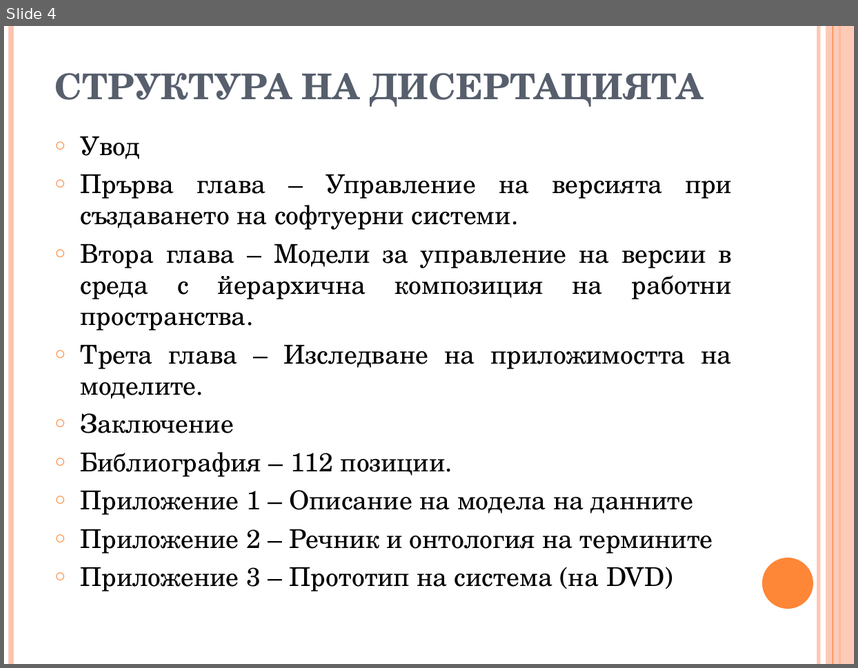
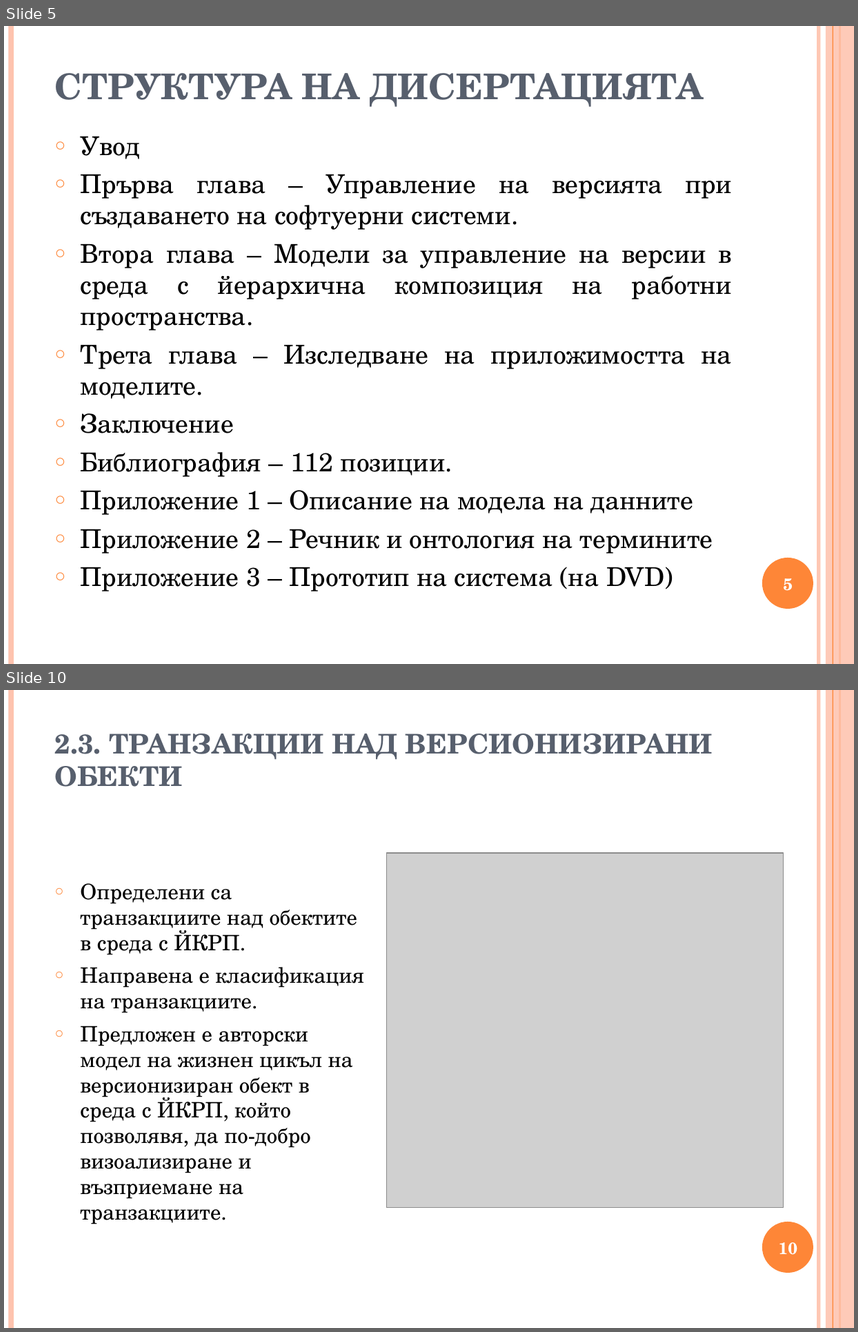
Before and after one commit to vjotov/versia, a slide deck: doc/presentation.ppt. Shown one above the other, each under a label of ours: slide 4 before the commit, slides 5 and 10 after it; the slides between them are not shown. The pictures are 858x668 and 858x1332 pixels, drawn with LibreOffice and Linux fonts; fonts in the diff are those of the drawing; grey boxes stand for pictures. Boxes give left, top, right and bottom in pixels: in the first picture for what was removed or moved away, otherwise in the second. Text is boxed around its words. In the diff, an @@ line names an element or a change of style, - is before the commit and + after.

```diff
--- a/doc/presentation.ppt
+++ b/doc/presentation.ppt
@@ slide 10 added at bbox=[4, 690, 854, 1328], background #FFFFFF; not listed: 6 template elements that a slide beside it also shows @@
@@ text added at bbox=[55, 733, 713, 787], 23 pt, text #575F6D, bold @@
+2.3. ТРАНЗАКЦИИ НАД ВЕРСИОНИЗИРАНИ ОБЕКТИ
@@ picture added at bbox=[386, 854, 784, 1207] @@
@@ text added at bbox=[80, 883, 364, 1224], 18 pt, text #000000 @@
+○ Определени са транзакциите над обектите в среда с ЙКРП.
+○ Направена е класификация на транзакциите.
+○ Предложен е авторски модел на жизнен цикъл на версионизиран обект в среда с ЙКРП, който позволявя, да по-добро визоализиране и възприемане на транзакциите.
@@ page number added at bbox=[779, 1242, 798, 1254], 14 pt, text #FFFFFF, bold @@
+10
@@ what was slide 4 is now slide 5 @@
@@ slide 5 changed as well @@
@@ page number added at bbox=[783, 578, 793, 590], 14 pt, text #FFFFFF, bold @@
+5
```
Also in this commit, not shown: 13 other slides changed, 4 other slides added, 3 slides removed, 4 other files.
